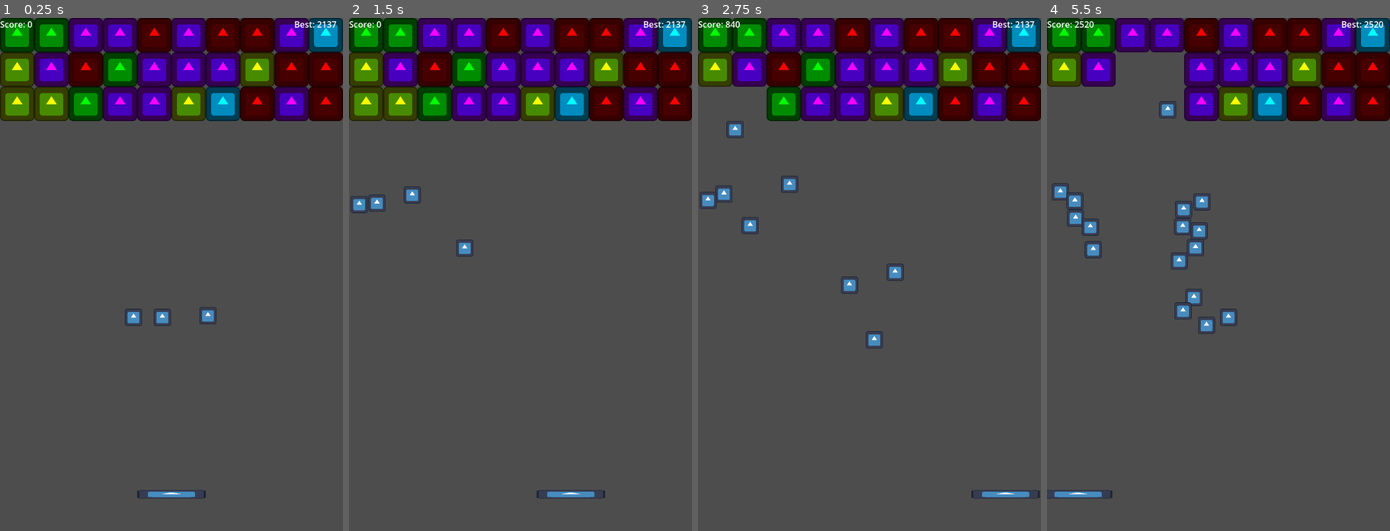
Above: before the commit, frames 1-4 (left to right).
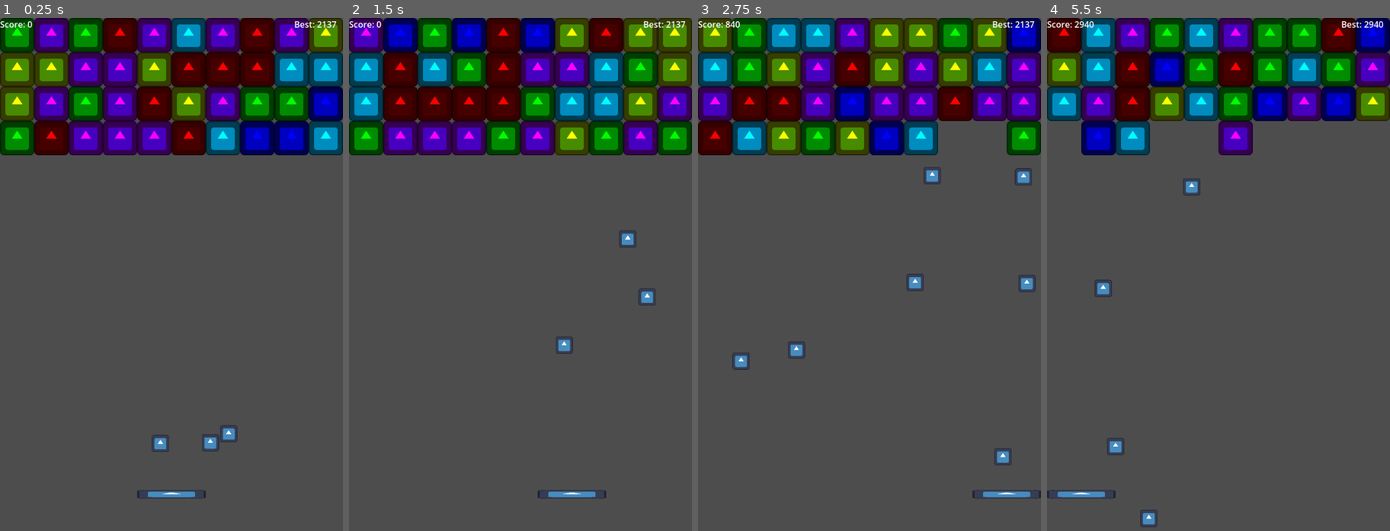
Above: after the commit, the same moments.

Repository: Kris0211/bricks_and_balls
Game: Godot game, scene res://scenes/Main.tscn
Two runs of this game, one before a commit and one after it. Both use one fixed random seed, a clock stepped at 60 frames per second and the inputs below. Before the commit the project starts from res://Main.tscn. The engine's default icon, where the game draws it, is replaced by a stand-in: a white triangle on a blue panel in a dark square.
Inputs:
- Up to frame 1 (0.25 s): no input
- Up to frame 2 (1.5 s): hold D (move_right) 0.53-1.28 s; hold Space (spacja) 0.53-1.28 s; tap ` (rave_mode, bound only after the commit) at 0.8, 1.35 s; hold A (move_left) from 1.28 s (still down)
- Up to frame 3 (2.75 s): tap Space (spacja) at 1.55 s; release A (move_left) at 2.03 s; hold D (move_right) from 2.03 s (still down); hold Space (spacja) from 2.03 s (still down); tap ` (rave_mode, bound only after the commit) at 2.3 s
- Up to frame 4 (5.5 s): release Space (spacja) at 2.78 s; tap ` (rave_mode, bound only after the commit) at 2.85, 3.8, 4.35, 5.3 s; tap Space (spacja) at 3.05, 4.55 s; release D (move_right) at 3.53 s; hold Space (spacja) 3.53-4.28 s; hold A (move_left) from 3.53 s (still down); hold Space (spacja) from 5.03 s (still down)

The runs differ from the first frame. In frame 1, 22% of the frame differs, in the area x 0-100%, y 0-85%; in frame 2, 23%, in the area x 0-100%, y 0-94%; in frame 3, 23%; in frame 4, 22%.

Commit message:
Rave mode!

Diff:
--- a/Ball.gd
+++ /dev/null
@@ -1,27 +0,0 @@
-extends CharacterBody2D
-
-@export var ball_speed := 3
-var dir_x: float = -1.2
-var dir_y: float = -1
-
-func _physics_process(_delta):
-	velocity.x = ball_speed * dir_x
-	velocity.y = ball_speed * dir_y
-	var collision = move_and_collide(velocity)
-	if collision != null:
-		$AudioStreamPlayer.play()
-		var body = collision.get_collider()
-		if body.is_in_group("wall_side"):
-			dir_x *= -1
-		if body.is_in_group("wall_up"):
-			dir_y *= -1
-		if body.is_in_group("brick"):
-			body.call("destroy_yourself")
-			dir_y *= -1
-		if body.is_in_group("player"):
-			dir_y *= randf_range(-0.5 , -1);
-		if body.is_in_group("ball"):
-			queue_free()
-		if body.is_in_group("death"):
-			pass
-			#get_tree().reload_current_scene()
--- a/project.godot
+++ b/project.godot
@@ -11,13 +11,13 @@
 [application]
 
 config/name="Godot"
-run/main_scene="res://Main.tscn"
+run/main_scene="res://scenes/Main.tscn"
 config/features=PackedStringArray("4.0", "Forward Plus")
 config/icon="res://icon.svg"
 
 [autoload]
 
-HighScore="*res://HighScore.gd"
+HighScore="*res://scripts/HighScore.gd"
 
 [display]
 
@@ -42,3 +42,8 @@
 "events": [Object(InputEventKey,"resource_local_to_scene":false,"resource_name":"","device":-1,"window_id":0,"alt_pressed":false,"shift_pressed":false,"ctrl_pressed":false,"meta_pressed":false,"pressed":false,"keycode":0,"physical_keycode":32,"key_label":0,"unicode":32,"echo":false,"script":null)
 ]
 }
+rave_mode={
+"deadzone": 0.5,
+"events": [Object(InputEventKey,"resource_local_to_scene":false,"resource_name":"","device":-1,"window_id":0,"alt_pressed":false,"shift_pressed":false,"ctrl_pressed":false,"meta_pressed":false,"pressed":false,"keycode":0,"physical_keycode":96,"key_label":0,"unicode":96,"echo":false,"script":null)
+]
+}
--- a/Ball.tscn
+++ b/scenes/Ball.tscn
@@ -1,8 +1,8 @@
-[gd_scene load_steps=6 format=3 uid="uid://djle316l3gpe4"]
+[gd_scene load_steps=6 format=3 uid="uid://dh66wd7gbudli"]
 
-[ext_resource type="Script" path="res://Ball.gd" id="1_vf8fj"]
-[ext_resource type="Texture2D" uid="uid://bje3ilhpe4bcp" path="res://icon.svg" id="1_wgc4k"]
-[ext_resource type="AudioStream" uid="uid://b1sad802r8x06" path="res://bonk.mp3" id="3_3wy83"]
+[ext_resource type="Script" path="res://scripts/Ball.gd" id="1_8xhoc"]
+[ext_resource type="Texture2D" uid="uid://bje3ilhpe4bcp" path="res://icon.svg" id="2_fwyca"]
+[ext_resource type="AudioStream" uid="uid://b1sad802r8x06" path="res://bonk.mp3" id="3_ikopr"]
 
 [sub_resource type="CircleShape2D" id="CircleShape2D_kvosf"]
 radius = 16.0
@@ -15,23 +15,24 @@
 turbulence_enabled = true
 turbulence_noise_strength = 18.37
 
-[node name="Ball" type="CharacterBody2D"]
+[node name="Ball" type="CharacterBody2D" groups=["ball"]]
 position = Vector2(320, 448)
-script = ExtResource("1_vf8fj")
+script = ExtResource("1_8xhoc")
+ball_speed = 5
 metadata/_edit_group_ = true
 
 [node name="Sprite2D" type="Sprite2D" parent="."]
 scale = Vector2(0.25, 0.25)
-texture = ExtResource("1_wgc4k")
+texture = ExtResource("2_fwyca")
 
 [node name="CollisionShape2D" type="CollisionShape2D" parent="."]
 shape = SubResource("CircleShape2D_kvosf")
 
 [node name="AudioStreamPlayer" type="AudioStreamPlayer" parent="."]
-stream = ExtResource("3_3wy83")
+stream = ExtResource("3_ikopr")
 
-[node name="GPUParticles2D" type="GPUParticles2D" parent="." groups=["ball"]]
+[node name="GPUParticles2D" type="GPUParticles2D" parent="."]
 visible = false
 scale = Vector2(0.1, 0.1)
 process_material = SubResource("ParticleProcessMaterial_6ln3e")
-texture = ExtResource("1_wgc4k")
+texture = ExtResource("2_fwyca")
--- a/Brick.tscn
+++ b/scenes/Brick.tscn
@@ -1,7 +1,7 @@
-[gd_scene load_steps=3 format=3 uid="uid://chobk7tgvqiie"]
+[gd_scene load_steps=3 format=3]
 
 [ext_resource type="Texture2D" uid="uid://bje3ilhpe4bcp" path="res://icon.svg" id="1_7h7ts"]
-[ext_resource type="Script" path="res://Brick.gd" id="1_yq51i"]
+[ext_resource type="Script" path="res://scripts/Brick.gd" id="1_yq51i"]
 
 [node name="Brick" type="StaticBody2D" groups=["brick"]]
 script = ExtResource("1_yq51i")
--- a/Main.tscn
+++ b/scenes/Main.tscn
@@ -1,7 +1,7 @@
-[gd_scene load_steps=6 format=3 uid="uid://bq2831ydfwl2b"]
+[gd_scene load_steps=6 format=3 uid="uid://bkeprt7s7k53m"]
 
-[ext_resource type="PackedScene" uid="uid://ck8jgmqqy8mu5" path="res://Player.tscn" id="1_av6xq"]
-[ext_resource type="Script" path="res://Main.gd" id="1_q12ue"]
+[ext_resource type="Script" path="res://scripts/Main.gd" id="1_0efrd"]
+[ext_resource type="PackedScene" path="res://scenes/Player.tscn" id="1_av6xq"]
 
 [sub_resource type="RectangleShape2D" id="RectangleShape2D_rn37u"]
 size = Vector2(640, 20)
@@ -13,8 +13,8 @@
 size = Vector2(688, 26)
 
 [node name="Main" type="Node2D"]
-script = ExtResource("1_q12ue")
-rows = 3
+script = ExtResource("1_0efrd")
+rows = 4
 
 [node name="Player" parent="." instance=ExtResource("1_av6xq")]
 position = Vector2(320, 888)
@@ -23,6 +23,7 @@
 [node name="Bounds" type="Node2D" parent="."]
 
 [node name="WallUp" type="StaticBody2D" parent="Bounds" groups=["wall_up"]]
+position = Vector2(0, -2)
 metadata/_edit_group_ = true
 
 [node name="CollisionShape2D" type="CollisionShape2D" parent="Bounds/WallUp"]
@@ -32,11 +33,11 @@
 [node name="WallLeft" type="StaticBody2D" parent="Bounds" groups=["wall_side"]]
 
 [node name="CollisionShape2D" type="CollisionShape2D" parent="Bounds/WallLeft"]
-position = Vector2(-16, 480)
+position = Vector2(-10, 471)
 shape = SubResource("RectangleShape2D_10ahy")
 
 [node name="WallRight" type="StaticBody2D" parent="Bounds" groups=["wall_side"]]
-position = Vector2(648, 0)
+position = Vector2(650, -8)
 metadata/_edit_group_ = true
 
 [node name="CollisionShape2D" type="CollisionShape2D" parent="Bounds/WallRight"]
@@ -46,8 +47,7 @@
 [node name="Bricks" type="Node2D" parent="."]
 
 [node name="GameOver" type="StaticBody2D" parent="." groups=["death"]]
-visible = false
-position = Vector2(208, 976)
+position = Vector2(208, 969)
 metadata/_edit_group_ = true
 
 [node name="CollisionShape2D" type="CollisionShape2D" parent="GameOver"]
--- a/Player.tscn
+++ b/scenes/Player.tscn
@@ -1,6 +1,6 @@
-[gd_scene load_steps=3 format=3 uid="uid://ck8jgmqqy8mu5"]
+[gd_scene load_steps=3 format=3]
 
-[ext_resource type="Script" path="res://Player.gd" id="1_3eo8c"]
+[ext_resource type="Script" path="res://scripts/Player.gd" id="1_3eo8c"]
 [ext_resource type="Texture2D" uid="uid://bje3ilhpe4bcp" path="res://icon.svg" id="1_l4lgs"]
 
 [node name="Player" type="CharacterBody2D" groups=["player"]]
--- /dev/null
+++ b/scripts/Ball.gd
@@ -0,0 +1,32 @@
+extends CharacterBody2D
+
+@export var ball_speed := 3
+var dir_x: float = randf_range(-1.0, 1.0)
+var dir_y: float = -1
+
+func _ready():
+	velocity.x = randf_range(-5.0, 5.0)
+	velocity.y = -1
+	print(velocity.normalized())
+
+func _physics_process(_delta):
+	velocity = Vector2(dir_x, dir_y)
+	var collision = move_and_collide(velocity.normalized() * ball_speed)
+	if collision != null:
+		$AudioStreamPlayer.play()
+		var body := collision.get_collider()
+		if body.is_in_group("wall_side"):
+			dir_x *= -1
+		if body.is_in_group("wall_up"):
+			dir_y *= -1
+		if body.is_in_group("brick"):
+			body.call("destroy_yourself")
+			dir_y *= -1
+		if body.is_in_group("player"):
+			dir_y *= -1
+		if body.is_in_group("ball") or body.is_in_group("death"):
+			explode()
+
+
+func explode() -> void:
+	queue_free()
--- a/Main.gd
+++ b/scripts/Main.gd
@@ -7,11 +7,14 @@
 const BRICK_COLORS = [Color("#f00"), Color("#0f0"), Color("#00f"),
 		Color("#ff0"), Color("#f0f"), Color("#0ff")]
 
-var brick = preload("res://Brick.tscn")
-var ball = preload("res://Ball.tscn")
+@export var rave_mode: bool = false
+
+var brick = preload("res://scenes/Brick.tscn")
+var ball = preload("res://scenes/Ball.tscn")
 
 @onready var brick_container = $Bricks
 @onready var balls = $Balls
+@onready var player = $Player
 @onready var rngesus = RandomNumberGenerator.new()
 
 func _ready() -> void:
@@ -23,18 +26,20 @@
 
 
 func _process(_delta):
-	var kids = $Bricks.get_child_count() # no dzieci?
-	if kids == 0:
-		generate_bricks(rows + 1)
-	#var kids_balls = $Balls.get_child_count()
-	#if kids_balls == 0:
-	#	get_tree().reload_current_scene()
+	if rave_mode:
+		for b in brick_container.get_children():
+			b.modulate = BRICK_COLORS[randi_range(0, 5)]
+	if $Bricks.get_child_count() == 0:
+		rows += 1
+		generate_bricks(rows)
+	if $Balls.get_child_count() == 0:
+		get_tree().reload_current_scene()
 
 
 func generate_bricks(_rows: int) -> void:
-	for ball in balls.get_children():
-		ball.queue_free()
-	for i in range(50):
+	for b in balls.get_children():
+		b.queue_free()
+	for i in range(10):
 		for k in range(_rows):
 			var brick_instance = brick.instantiate()
 			brick_instance.position = Vector2(64 * i + 32, 64 * k + 32)
@@ -45,9 +50,8 @@
 
 func create_ball() -> void:
 	var ball_instance = ball.instantiate()
-	ball_instance.position = Vector2(400 + randi_range(-120, 120), 600)
-	ball_instance.velocity.x = randf_range(-1.0, 1.0)
-	self.add_child(ball_instance)
+	ball_instance.position = player.position + Vector2(randi_range(-120, 120), -40)
+	balls.add_child(ball_instance)
 
 
 func update_score(points: int):
@@ -62,3 +66,5 @@
 func _input(event: InputEvent) -> void:
 	if event.is_action_pressed("spacja"):
 		create_ball()
+	if event.is_action_pressed("rave_mode"):
+		rave_mode = not rave_mode
Renamed: Brick.gd -> scripts/Brick.gd
Renamed: HighScore.gd -> scripts/HighScore.gd
Renamed: Player.gd -> scripts/Player.gd
Not shown, changed: bonk.mp3
